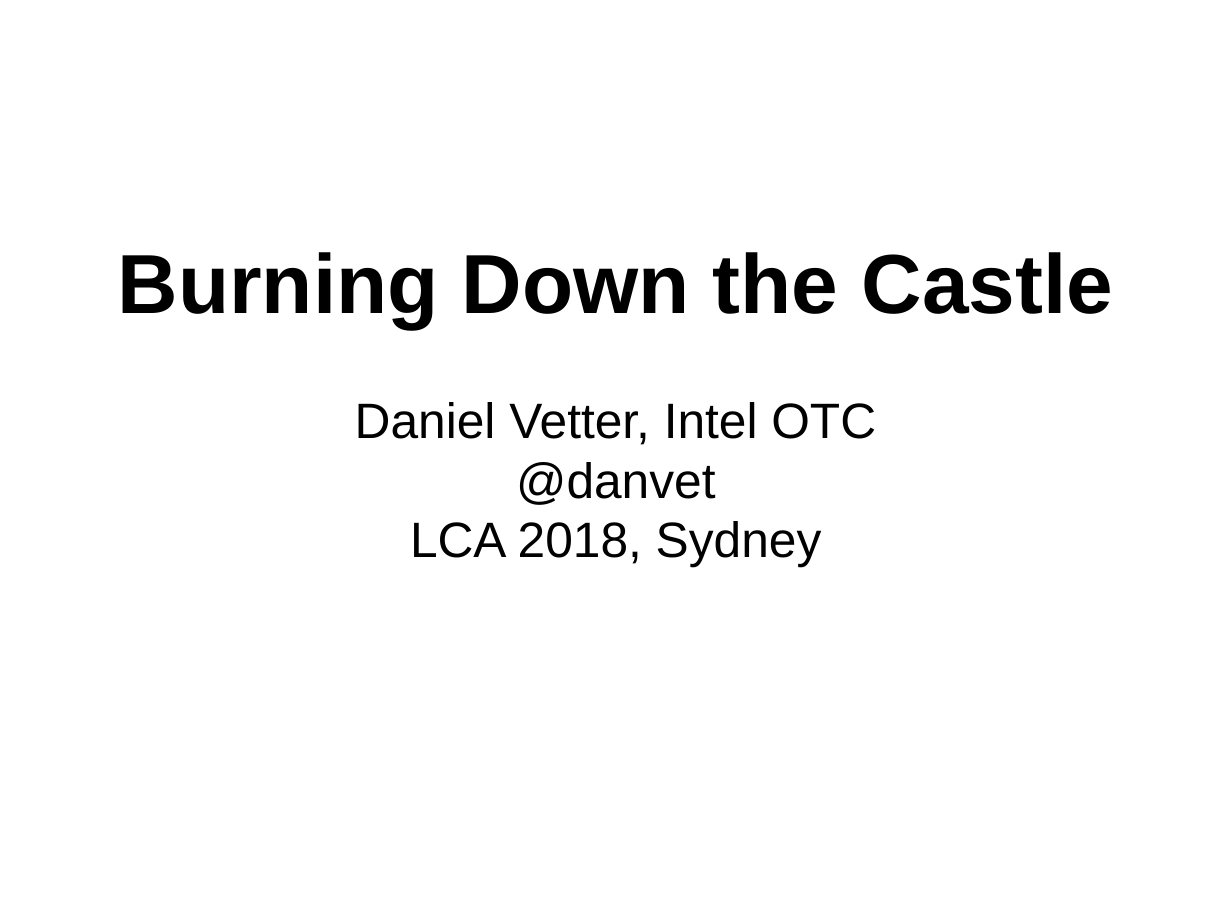
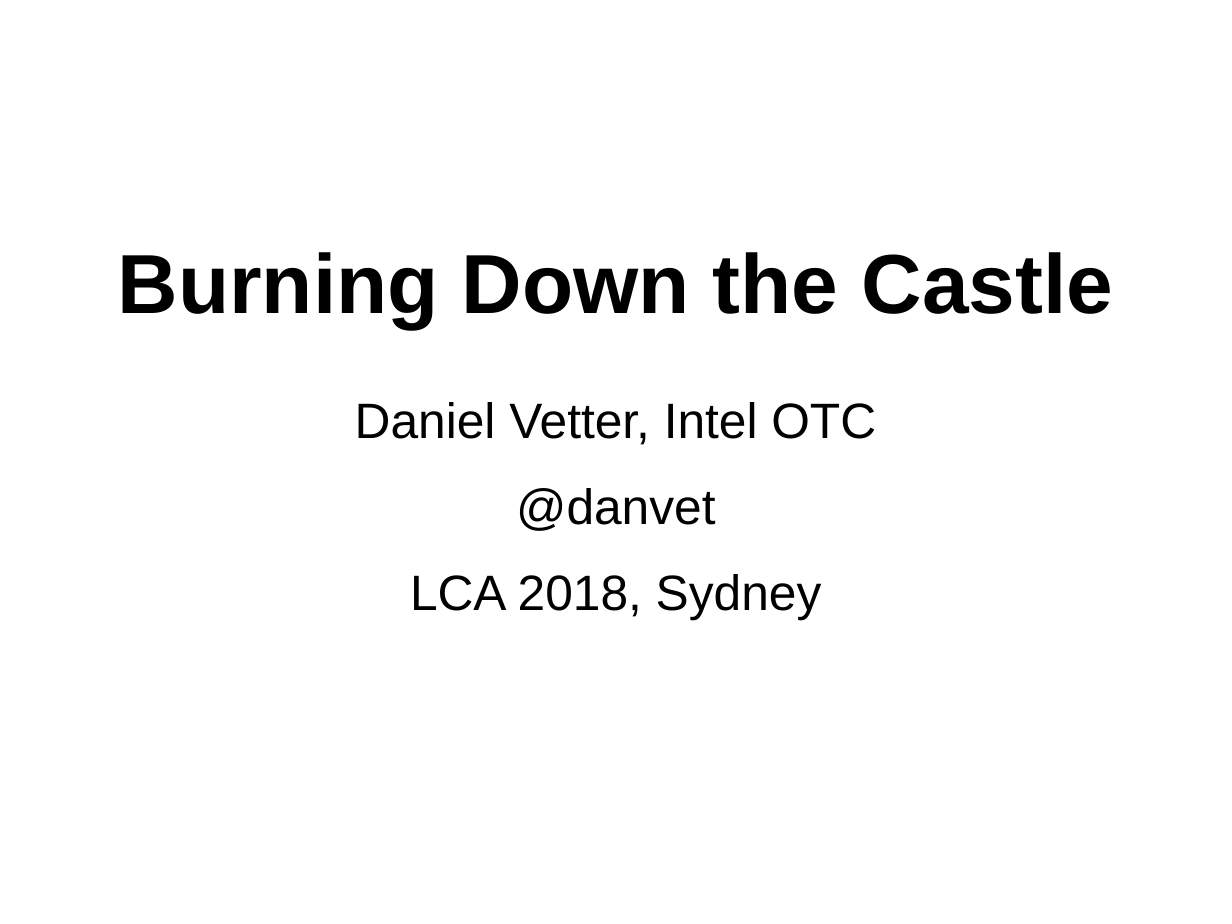
Before and after one commit to danvet/danvet.github.io, a slide deck: slide 1 of slides/lca-2018.odp. Drawn at 1232x924 pixels with LibreOffice and Linux fonts; fonts in the diff are those of the drawing. Boxes give left, top, right and bottom in pixels: in the first picture for what was removed or moved away, otherwise in the second. Text is boxed around its words. In the diff, an @@ line names an element or a change of style, - is before the commit and + after.

```diff
--- a/slides/lca-2018.odp
+++ b/slides/lca-2018.odp
@@ subtitle "Daniel Vetter, Intel OTC" at [355,402,876,620]: more space between paragraphs @@
```
Also in this commit, not shown: 4 other slides changed.
